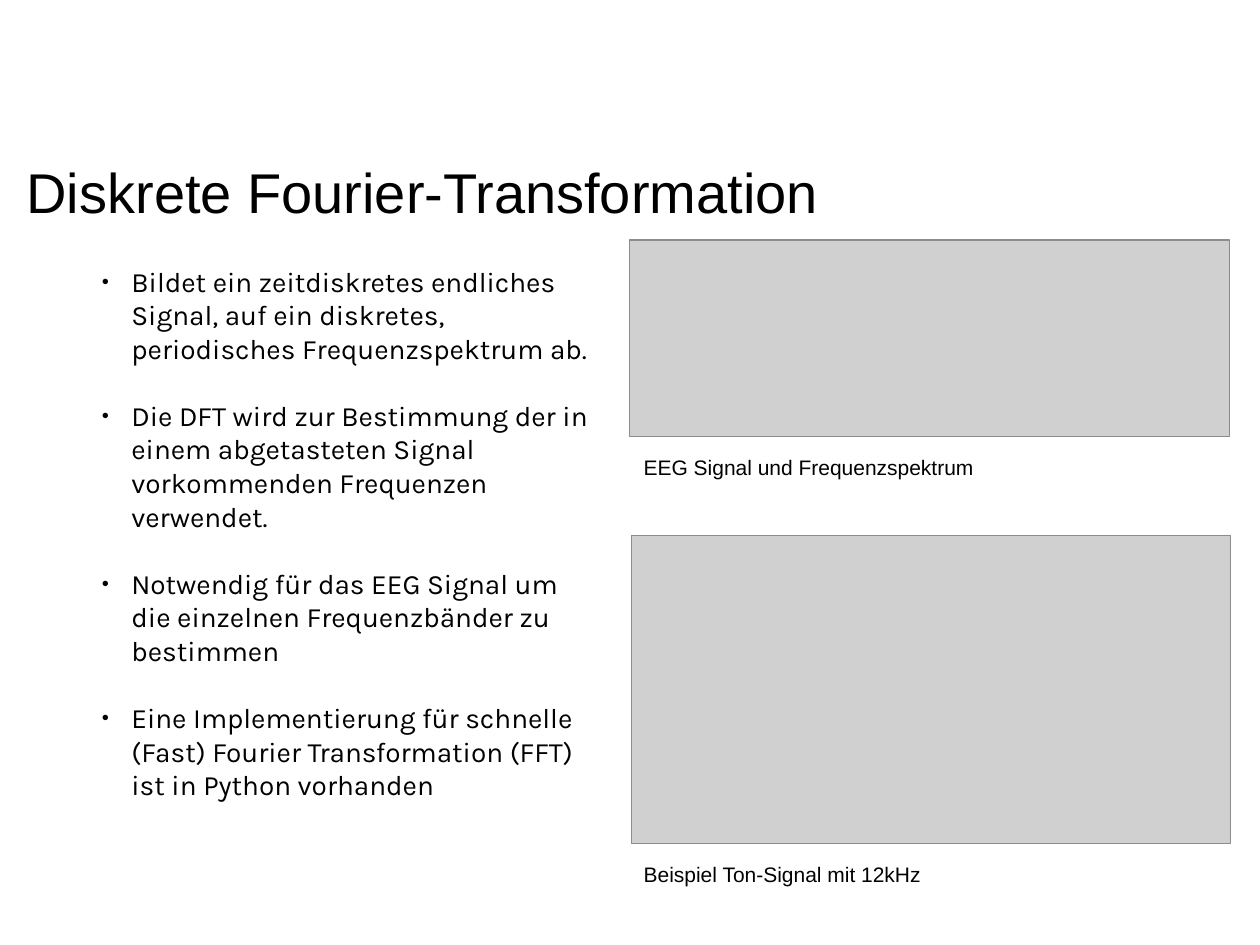
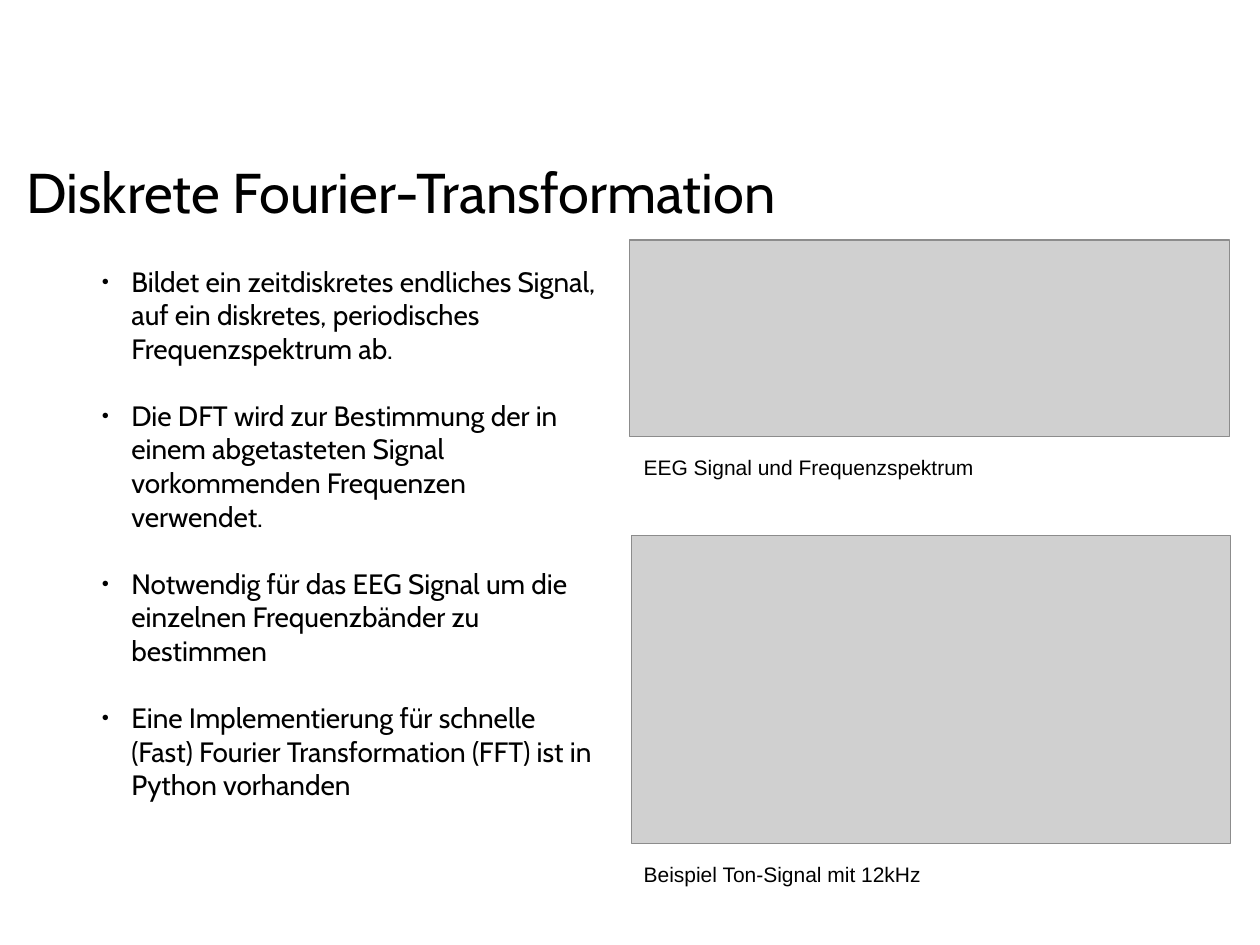
Before and after one commit to ppasler/current-adas, a slide deck: slide 9 of project/Zwischenstand.odp (slide 8 before the commit). Drawn at 1260x945 pixels with LibreOffice and Linux fonts; fonts in the diff are those of the drawing; grey boxes stand for pictures; background and template pictures are left out. Boxes give left, top, right and bottom in pixels: in the first picture for what was removed or moved away, otherwise in the second. Text is boxed around its words. In the diff, an @@ line names an element or a change of style, - is before the commit and + after.

```diff
--- a/project/Zwischenstand.odp
+++ b/project/Zwischenstand.odp
@@ text "Diskrete Fourier-Transformation" at bbox=[27, 171, 776, 214]: font Arial to Cabin @@
@@ text "Bildet ein zeitdiskretes endliches Signal, ..." at bbox=[131, 271, 596, 802]: font Karla to Cabin @@
```
Also in this commit, not shown: 5 other slides changed, 4 slides added, 5 slides removed, 2 other files.
